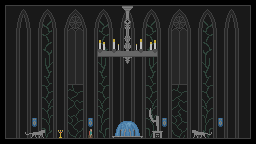
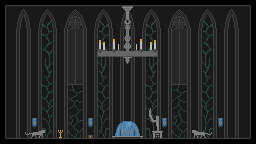
The second w=256, h=144 image is a revision of the first. Changes to its layers:
hid "human" over (89, 129, 92, 138)
